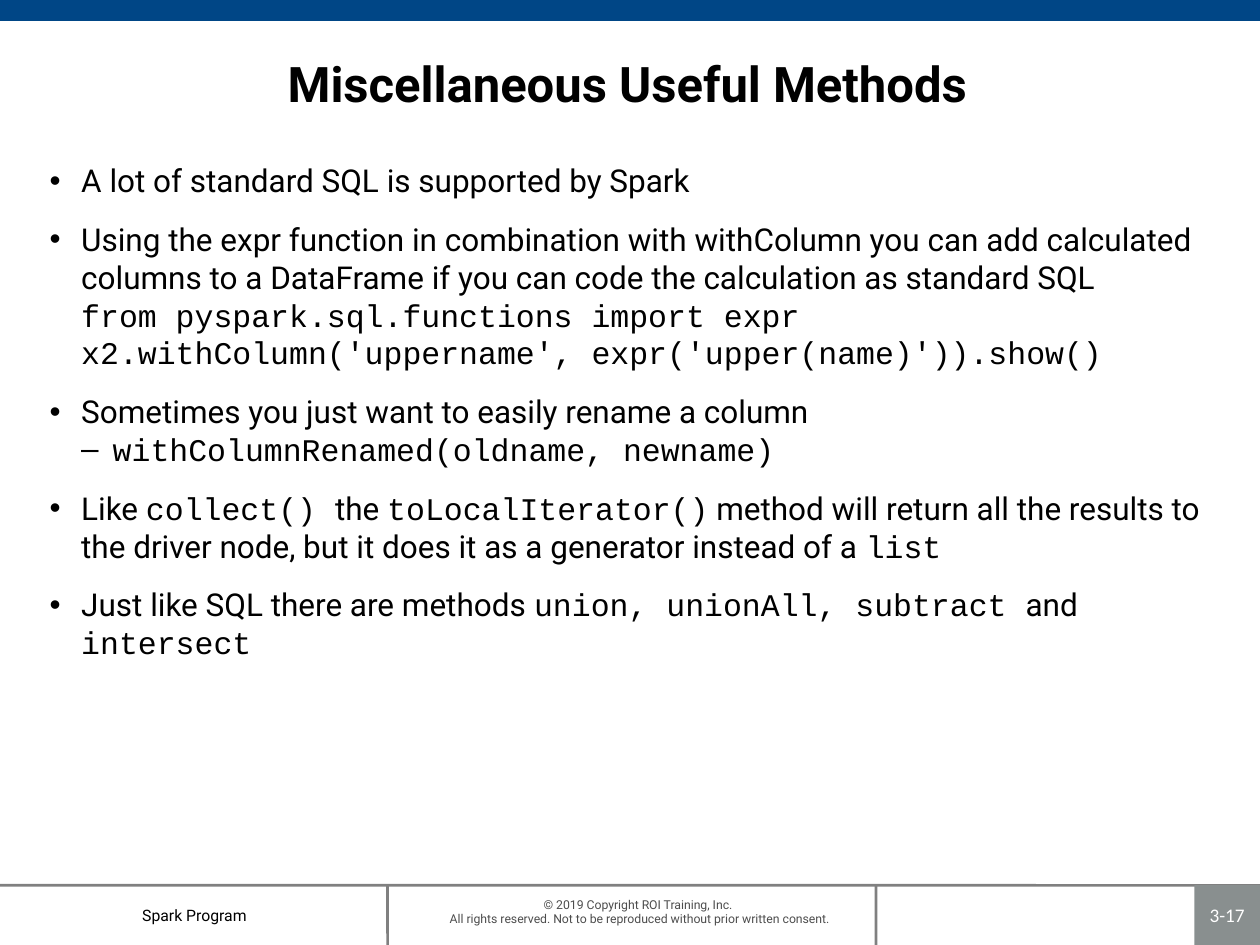
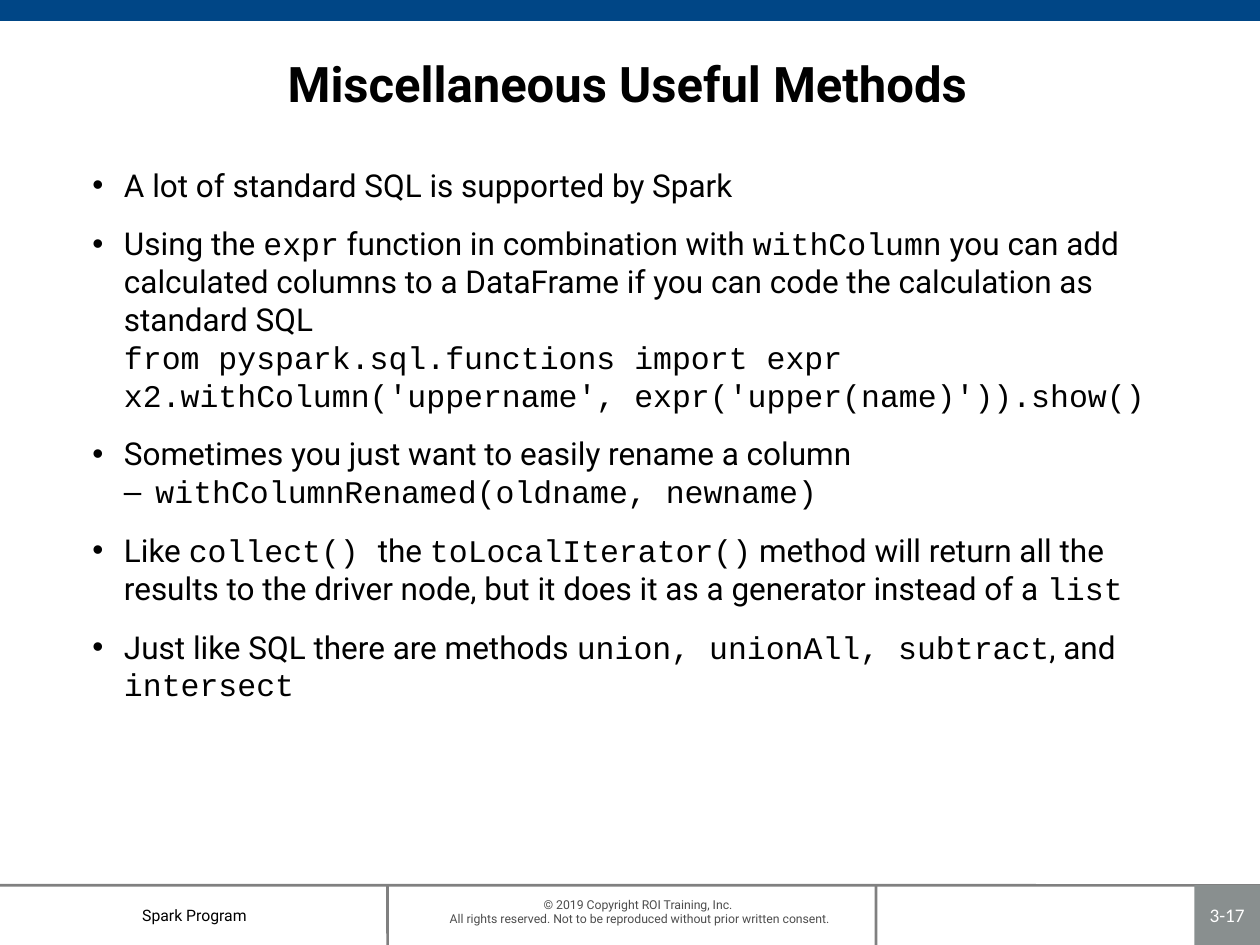
Before and after one commit to roitraining/SparkProgram, a slide deck: slide 17 of Day2/Ch03_DataFrames.pptx. Drawn at 1260x945 pixels with LibreOffice and Linux fonts; fonts in the diff are those of the drawing; background and template pictures are left out. Boxes give left, top, right and bottom in pixels: in the first picture for what was removed or moved away, otherwise in the second. Text is boxed around its words. In the diff, an @@ line names an element or a change of style, - is before the commit and + after.

```diff
--- a/Day2/Ch03_DataFrames.pptx
+++ b/Day2/Ch03_DataFrames.pptx
@@ text "A lot of standard SQL ..." moved from (x1=81, y1=168, x2=1200, y2=655) to (x1=124, y1=173, x2=1144, y2=697) @@
@@ text at (x1=124, y1=231, x2=1119, y2=335): font Roboto to Courier New in "expr withColumn" @@
@@ text at (x1=124, y1=635, x2=1115, y2=697): text changed @@
-• Just like SQL there are methods union, unionAll, subtract and intersect
+• Just like SQL there are methods union, unionAll, subtract, and intersect
```
Also in this commit, not shown: 13 other slides changed, 1 other file.
